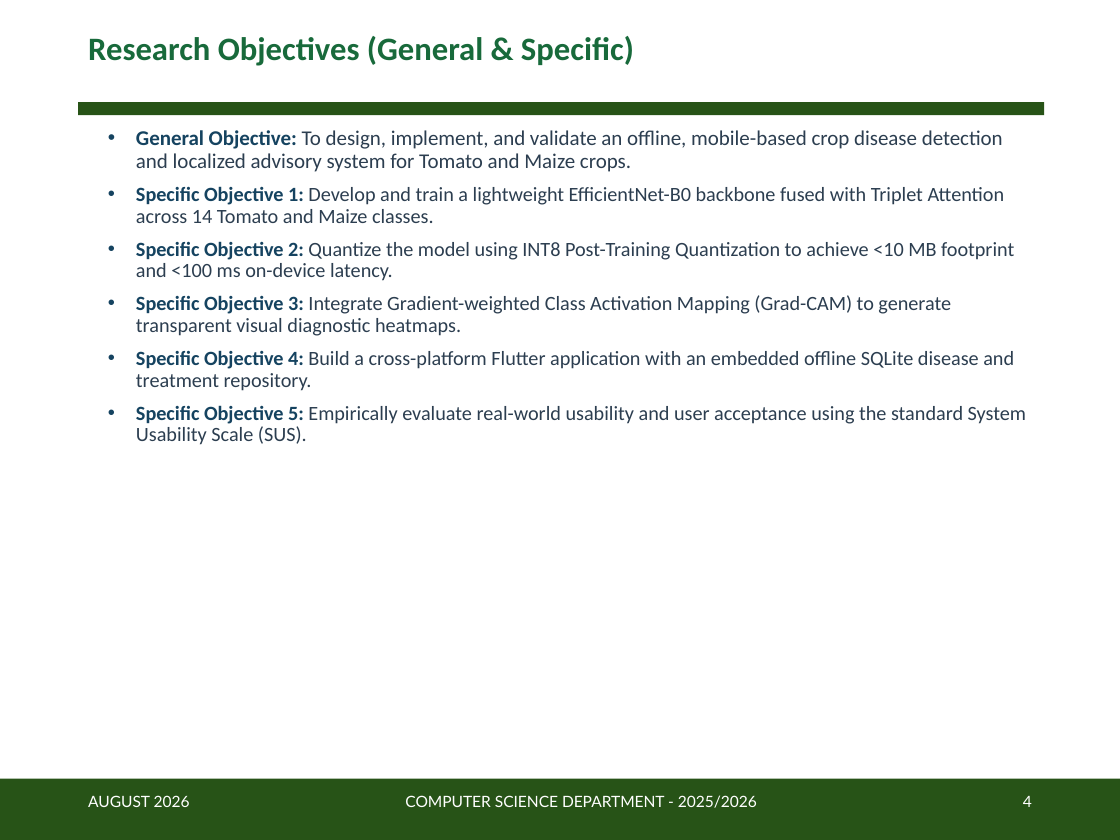
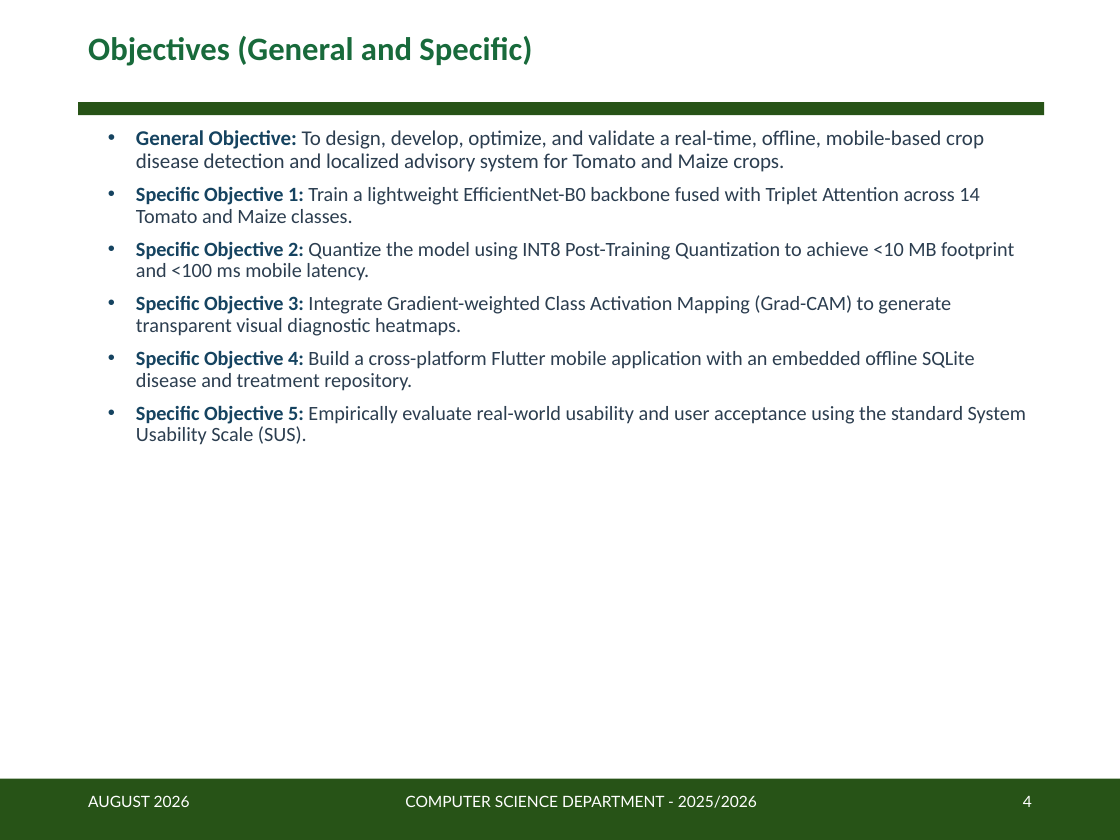
Before and after one commit to Linkindadaba/crop-disease-detection-app-tomato-maize-, a slide deck: slide 4 of crop_disease_detection_final_presentation.pptx. Drawn at 1120x840 pixels with LibreOffice and Linux fonts; fonts in the diff are those of the drawing; background and template pictures are left out. Boxes give left, top, right and bottom in pixels: in the first picture for what was removed or moved away, otherwise in the second. Text is boxed around its words. In the diff, an @@ line names an element or a change of style, - is before the commit and + after.

Commit message:
Strictly align defense presentation with user outline: Problem Study, Research Gap (cited), Objectives, Methodology (diagram), Dataset & Augmentation (sample grid), Model & Triplet Attention (module diagram), Training Strategy (curves), Results & Metrics (confusion matrix & F1), Mobile App Integration (screenshots), Grad-CAM Heatmaps (maximized grid), Conclusion & Recommendations, and References

```diff
--- a/crop_disease_detection_final_presentation.pptx
+++ b/crop_disease_detection_final_presentation.pptx
@@ title at <box>88,36,532,66</box>: text changed @@
-Research Objectives (General & Specific)
+Objectives (General and Specific)
@@ text at <box>136,130,1014,281</box>: text changed @@
-• General Objective: To design, implement, and validate an offline, mobile-based crop disease detection and localized advisory system for Tomato and Maize crops.
-• Specific Objective 1: Develop and train a lightweight EfficientNet-B0 backbone fused with Triplet Attention across 14 Tomato and Maize classes.
-• Specific Objective 2: Quantize the model using INT8 Post-Training Quantization to achieve <10 MB footprint and <100 ms on-device latency.
+• General Objective: To design, develop, optimize, and validate a real-time, offline, mobile-based crop disease detection and localized advisory system for Tomato and Maize crops.
+• Specific Objective 1: Train a lightweight EfficientNet-B0 backbone fused with Triplet Attention across 14 Tomato and Maize classes.
+• Specific Objective 2: Quantize the model using INT8 Post-Training Quantization to achieve <10 MB footprint and <100 ms mobile latency.
@@ text at <box>136,350,975,391</box>: text changed @@
-• Specific Objective 4: Build a cross-platform Flutter application with an embedded offline SQLite disease and treatment repository.
+• Specific Objective 4: Build a cross-platform Flutter mobile application with an embedded offline SQLite disease and treatment repository.
```
Also in this commit, not shown: 14 other slides changed, 1 other file.
